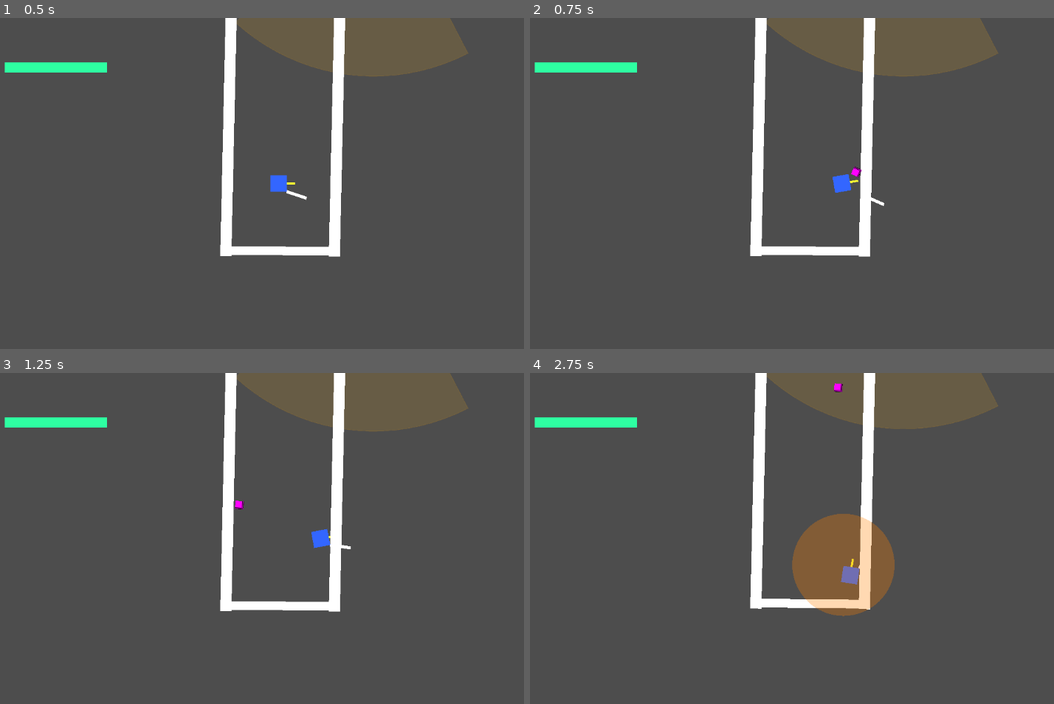
Above: before the commit, frames 1-4 (two rows, left to right).
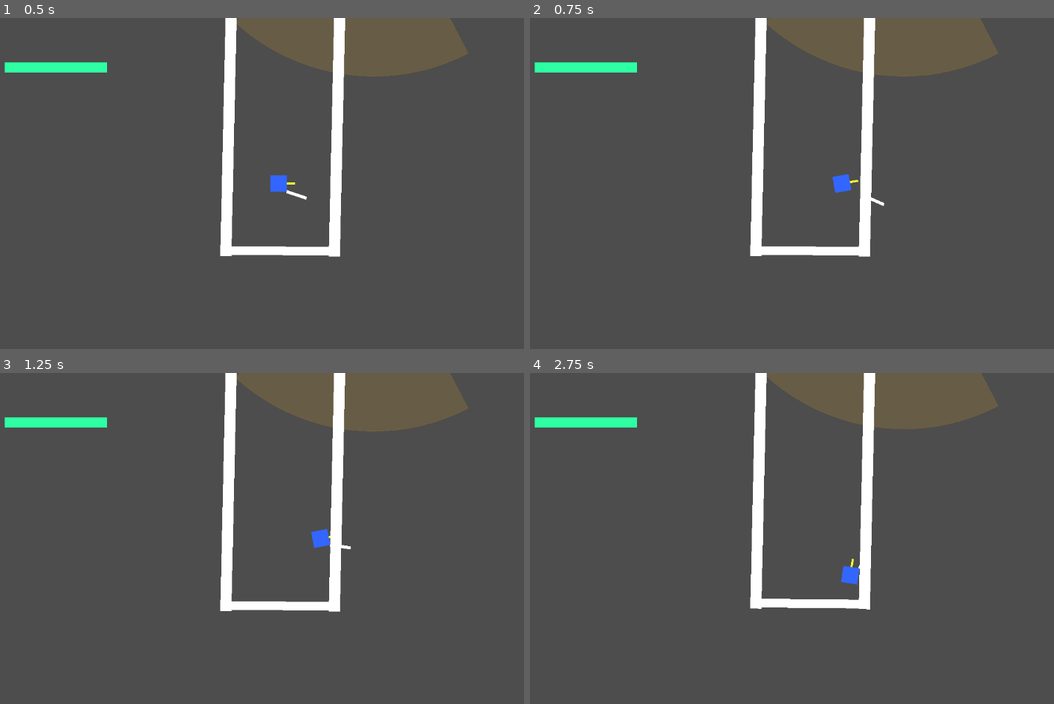
Above: after the commit, the same moments.

Repository: chimoochi/flash-fire
Game: Godot game, scene res://workspace.tscn
Two runs of this game, one before a commit and one after it. Both use one fixed random seed, a clock stepped at 60 frames per second and the inputs below.
Inputs (mouse positions are in pixels of both pictures, inside the frame that each line leads up to):
- Up to frame 1 (0.5 s): no input
- Up to frame 2 (0.75 s): tap Enter at 0.5 s; move the mouse to (938, 166) at 0.52 s; hold D (MoveRight) from 0.53 s (still down); tap Space (shoot) at 0.6 s
- Up to frame 3 (1.25 s): keep holding D (MoveRight)
- Up to frame 4 (2.75 s): move the mouse to (692, 555) at 1.27 s; release D (MoveRight) at 1.28 s; hold S (MoveDown) 1.28-2.03 s; tap Shift (Dash) at 1.35 s; tap Space (shoot) at 1.55, 2.1 s; move the mouse to (865, 465) at 2.02 s; hold D (MoveRight) from 2.03 s (still down)

Frame 1 is identical in both runs. In frame 2, less than 0.1% of the frame differs, in the area x 61-64%, y 44-49%; in frame 3, less than 0.1%; in frame 4, 4.8%, in the area x 50-70%, y 3-74%.

Commit message:
refactor bullets into a service

Diff:
--- a/GodotGame/player/bullet.gd
+++ b/GodotGame/player/bullet.gd
@@ -5,6 +5,7 @@
 var max_distance: float = 2000.0
 var start_position: Vector2
 var owner_node: Node = null
+var damage: int = 0
 
 func _ready() -> void:
 	start_position = global_position
@@ -18,5 +19,9 @@
 func _on_body_entered(body: Node2D) -> void:
 	if body == owner_node:
 		return
+
+	if body.has_method("take_damage"):
+		body.take_damage(damage)
+
 	print("Bullet hit: ", body.name, " at ", global_position)
 	queue_free()
--- a/GodotGame/player/player.gd
+++ b/GodotGame/player/player.gd
@@ -11,9 +11,9 @@
 const MELEE_ATTACK_DURATION = 0.25
 
 const BULLET_SPEED = 1500.0
+const BULLET_DAMAGE = 25
 const PUSH_FORCE = 1500.0
 const PLAYER_PUSH_RESISTANCE = 50.0
-const BULLET_SCENE = preload("res://player/bullet.tscn")
 const THROWABLE_SCENE = preload("res://projectiles/throwable.tscn")
 #const WALL_PUSH_SCENE = preload("res://abilities/wall_push.tscn")
 const THROW_SPEED = 600.0
@@ -34,9 +34,8 @@
 	"is_swinging": false,
 
 
-	"can_shoot": false,
-	"can_throw": true,
-
+	"can_shoot": true,
+	"can_throw": false,
 
 	"is_dashing": false,
 	"can_dash": true,
@@ -133,17 +132,6 @@
 		velocity = velocity.move_toward(Vector2.ZERO, FRICTION * delta)
 
 
-func spawn_bullet(direction: Vector2) -> void:
-	if not PlayerState["can_shoot"]:
-		return
-	var bullet = BULLET_SCENE.instantiate()
-	bullet.direction = direction
-	bullet.speed = BULLET_SPEED
-	bullet.owner_node = self
-	get_tree().root.add_child(bullet)
-	bullet.global_position = global_position
-	bullet.rotation = rotation
-
 func _input(event: InputEvent) -> void:
 	if event is InputEventKey and event.pressed and not event.echo:
 		if event.keycode == KEY_SPACE:
@@ -174,7 +162,8 @@
 
 func attack() -> void:
 	var shoot_dir = Vector2.RIGHT.rotated(rotation)
-	spawn_bullet(shoot_dir)
+	if PlayerState["can_shoot"]:
+		BulletService.spawn_bullet(self, shoot_dir, BULLET_DAMAGE, BULLET_SPEED)
 
 	swing()
 
--- /dev/null
+++ b/GodotGame/scripts/services/bulletservice.gd
@@ -0,0 +1,26 @@
+class_name BulletService
+extends Node
+
+const BULLET_SCENE = preload("res://player/bullet.tscn")
+
+static func spawn_bullet(caller: Node2D, direction: Vector2, damage: int, speed: float = 1500.0) -> void:
+	var bullet = BULLET_SCENE.instantiate()
+	bullet.direction = direction
+	bullet.speed = speed
+	bullet.damage = damage
+	bullet.owner_node = caller
+
+	caller.get_tree().root.add_child(bullet)
+
+	bullet.global_position = caller.global_position
+	bullet.rotation = direction.angle()
+
+static func spawn_shotgun(caller: Node2D, direction: Vector2, damage: int, speed: float = 1500.0, spread_angle_deg: float = 45.0) -> void:
+	var bullet_count = 5
+	var angle_step = deg_to_rad(spread_angle_deg) / (bullet_count - 1)
+	var start_angle = -deg_to_rad(spread_angle_deg) / 2.0
+
+	for i in range(bullet_count):
+		var angle = start_angle + (i * angle_step)
+		var new_direction = direction.rotated(angle)
+		spawn_bullet(caller, new_direction, damage, speed)
Not shown: 1 places in GodotGame/player/bullet.tscn that only renumber resources
Not shown, added: GodotGame/scripts/services/bulletservice.gd.uid
